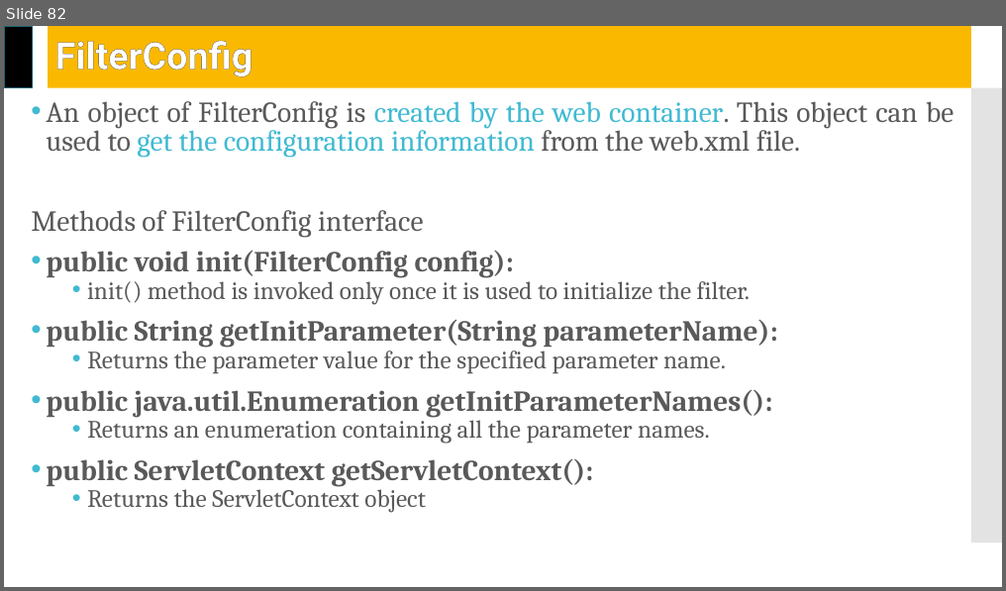
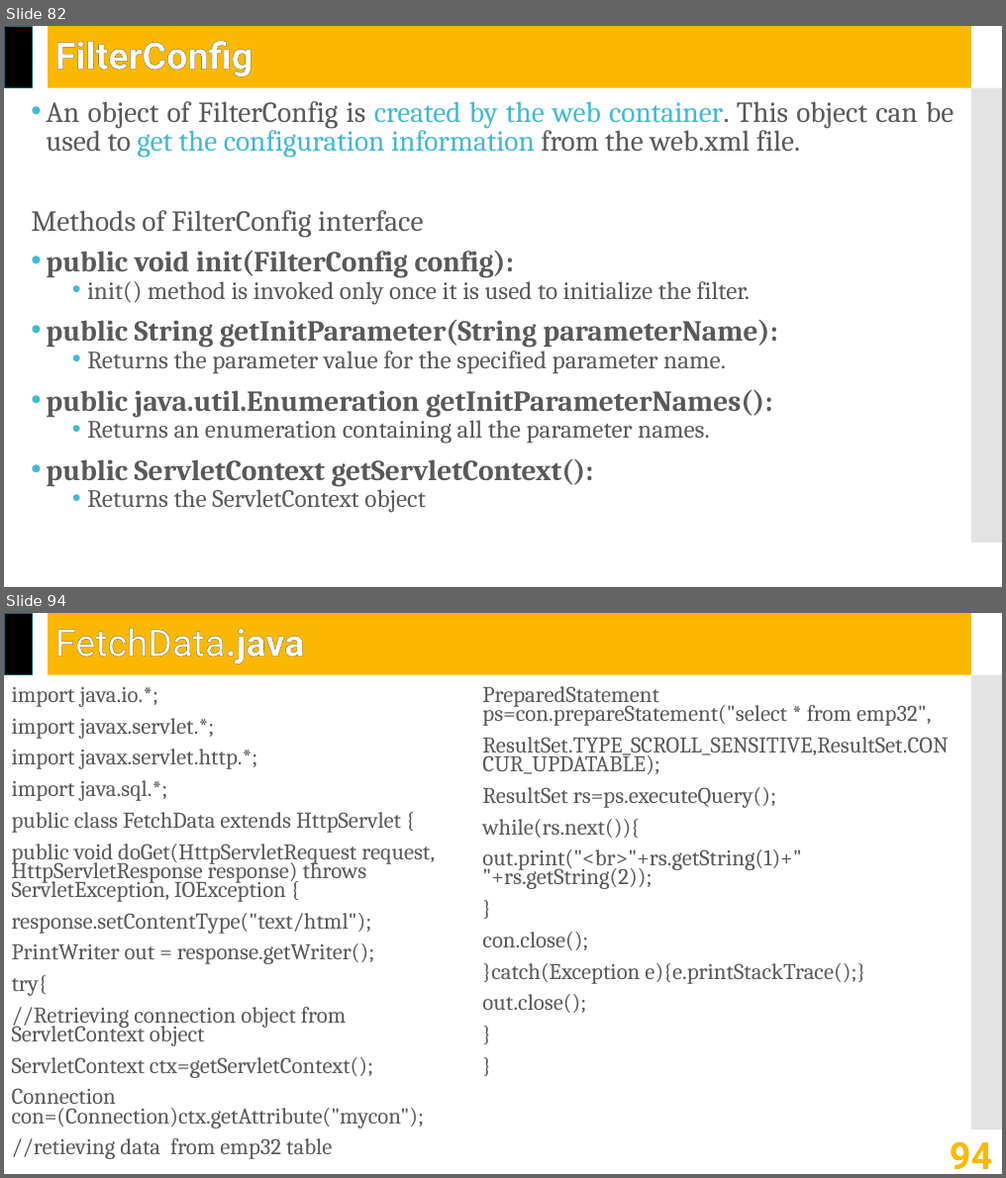
Before and after one commit to jrambasana/AJP2022-material, a slide deck: AJP Slides/AJP (01ce0502) - Unit 4 - Servlet API.pptx. Shown one above the other, each under a label of ours: slide 82 before the commit, slides 82 and 94 after it; the slides between them are not shown. The pictures are 1006x591 and 1006x1178 pixels, drawn with LibreOffice and Linux fonts; fonts in the diff are those of the drawing. Boxes give left, top, right and bottom in pixels: in the first picture for what was removed or moved away, otherwise in the second. Text is boxed around its words. In the diff, an @@ line names an element or a change of style, - is before the commit and + after.

```diff
--- a/AJP Slides/AJP (01ce0502) - Unit 4 - Servlet API.pptx
+++ b/AJP Slides/AJP (01ce0502) - Unit 4 - Servlet API.pptx
@@ slide 94 added at (4,613,1002,1174), background #FFFFFF; not listed: 3 template elements that a slide beside it also shows @@
@@ title added at (55,628,305,664), 36 pt, text #FFFFFF @@
+FetchData.java
@@ text added at (12,686,947,1159), 21.7 pt, text #595959 @@
+import java.io.*;
+import javax.servlet.*;
+import javax.servlet.http.*;
+import java.sql.*;
+public class FetchData extends HttpServlet {
+public void doGet(HttpServletRequest request, HttpServletResponse response) throws ServletException, IOException {
+response.setContentType("text/html");
+PrintWriter out = response.getWriter();
+try{
+//Retrieving connection object from ServletContext object
+ServletContext ctx=getServletContext();
+Connection con=(Connection)ctx.getAttribute("mycon");
+//retieving data from emp32 table
+PreparedStatement ps=con.prepareStatement("select * from emp32",
+ResultSet.TYPE_SCROLL_SENSITIVE,ResultSet.CONCUR_UPDATABLE);
+ResultSet rs=ps.executeQuery();
+while(rs.next()){
+out.print("<br>"+rs.getString(1)+" "+rs.getString(2));
+}
+con.close();
+}catch(Exception e){e.printStackTrace();}
+out.close();
+}
+}
@@ page number added at (949,1142,992,1170), 36 pt, text #FAB900, bold @@
+94
```
Also in this commit, not shown: 2 slides changed, 16 other slides added, 6 other files.
